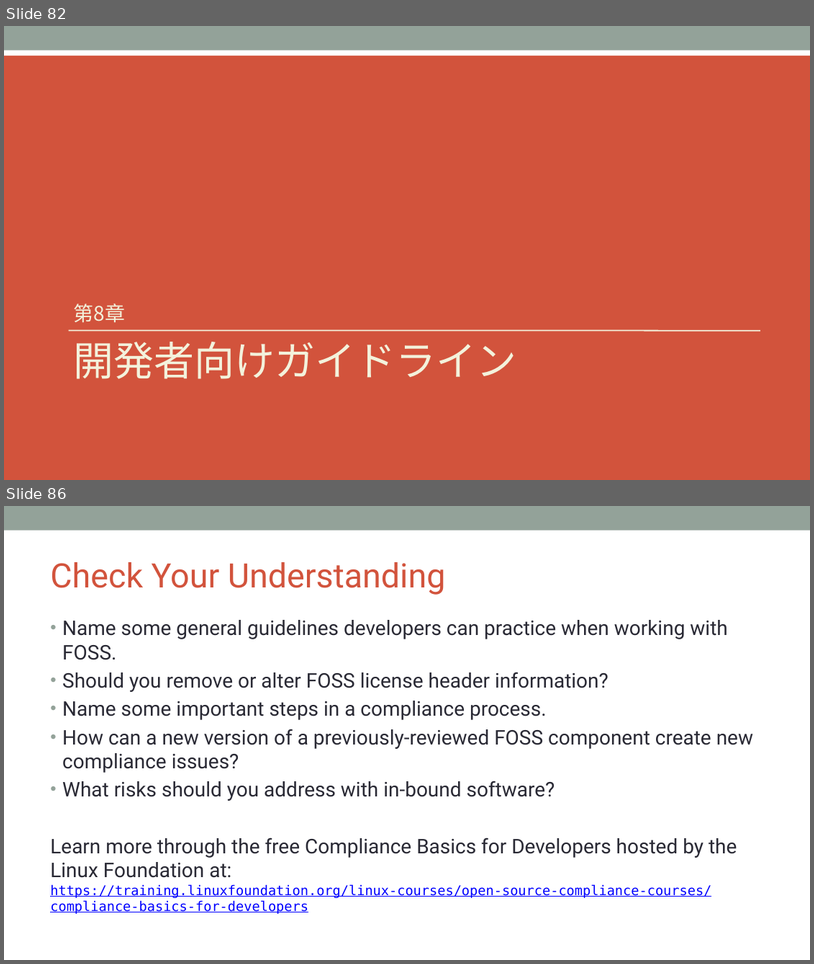
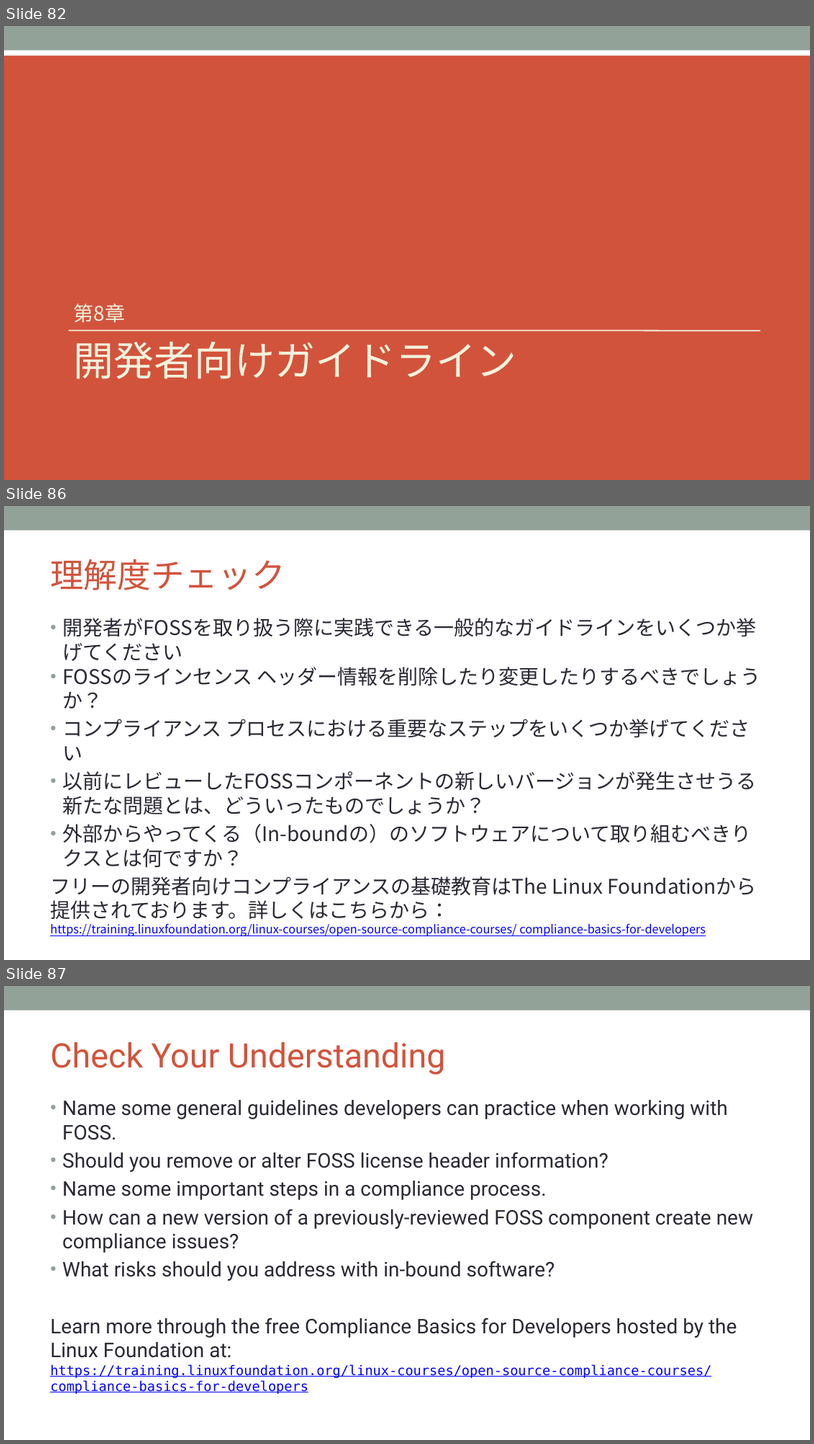
Before and after one commit to OpenChain-Project/Curriculum-Translation-JP, a slide deck: REVIEW/Version_for_v1.1/openchain-curriculum-for-1-1_JP_review_tani.pptx. Shown one above the other, each under a label of ours: slides 82 and 86 before the commit, slides 82, 86 and 87 after it; the slides between them are not shown. The pictures are 814x964 and 814x1444 pixels, drawn with LibreOffice and Linux fonts; fonts in the diff are those of the drawing; background and template pictures are left out. Boxes give left, top, right and bottom in pixels: in the first picture for what was removed or moved away, otherwise in the second. Text is boxed around its words. In the diff, an @@ line names an element or a change of style, - is before the commit and + after.

```diff
--- a/REVIEW/Version_for_v1.1/openchain-curriculum-for-1-1_JP_review_tani.pptx
+++ b/REVIEW/Version_for_v1.1/openchain-curriculum-for-1-1_JP_review_tani.pptx
@@ slide 86 added at bbox=[4, 506, 810, 960], background #FFFFFF; not listed: 1 template element that a slide beside it also shows @@
@@ title added at bbox=[50, 559, 285, 590], 40 pt, text #D2533C @@
+理解度チェック
@@ text added at bbox=[50, 618, 761, 936], 24 pt, text #292934 @@
+• 開発者がFOSSを取り扱う際に実践できる一般的なガイドラインをいくつか挙げてください
+• FOSSのラインセンス ヘッダー情報を削除したり変更したりするべきでしょうか？
+• コンプライアンス プロセスにおける重要なステップをいくつか挙げてください
+• 以前にレビューしたFOSSコンポーネントの新しいバージョンが発生させうる新たな問題とは、どういったものでしょうか？
+• 外部からやってくる（In-boundの）のソフトウェアについて取り組むべきりクスとは何ですか？
+フリーの開発者向けコンプライアンスの基礎教育はThe Linux Foundationから提供されております。詳しくはこちらから：
+https://training.linuxfoundation.org/linux-courses/open-source-compliance-courses/ compliance-basics-for-developers
@@ what was slide 86 is now slide 87 @@
```
Also in this commit, not shown: 4 slides changed, 3 other slides added, 3 slides removed.
